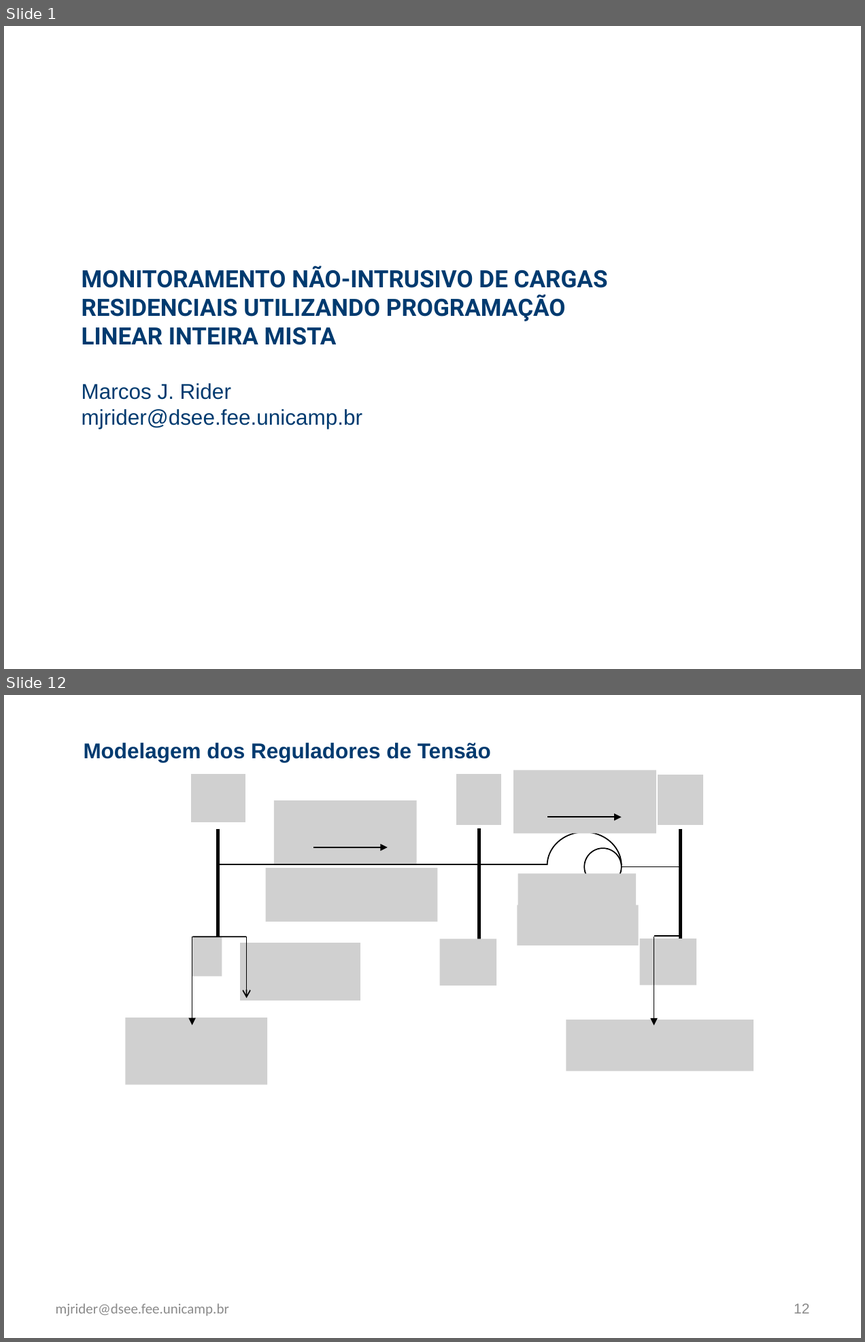
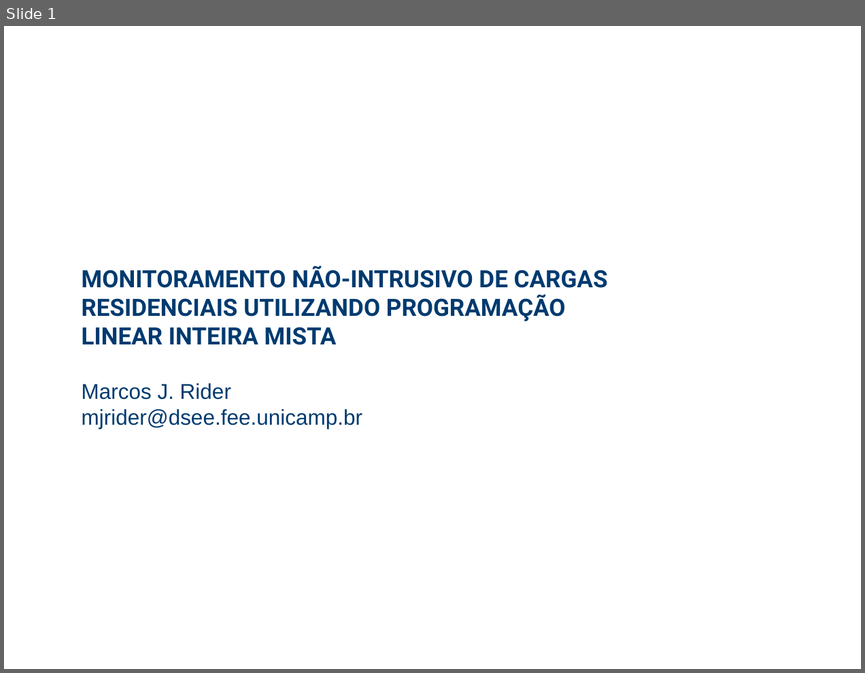
Before and after one commit to WittmannF/nilm-lp, a slide deck: example/z_presentation.pptx. Shown one above the other, each under a label of ours: slides 1 and 12 before the commit, slide 1 after it; the slides between them are not shown. The pictures are 865x1342 and 865x673 pixels, drawn with LibreOffice and Linux fonts; fonts in the diff are those of the drawing; grey boxes stand for pictures. Boxes give left, top, right and bottom in pixels: in the first picture for what was removed or moved away, otherwise in the second. Text is boxed around its words. In the diff, an @@ line names an element or a change of style, - is before the commit and + after.

```diff
--- a/example/z_presentation.pptx
+++ b/example/z_presentation.pptx
@@ slide 12 removed at (4,695,861,1338), background #FFFFFF @@
@@ text removed at (84,743,491,762) @@
-Modelagem dos Reguladores de Tensão
@@ picture removed at (513,770,656,834) @@
@@ arrow removed from (547, 817) to (621, 817) @@
@@ group removed at (126,774,753,1084): 12 pictures, 4 lines, 3 elbow lines, 3 arrows, 1 elbow arrow, 1 arc (boxed as its full ellipse), 1 ellipse @@
@@ picture removed at (439,938,496,985) @@
@@ text removed at (56,1303,229,1316) @@
-mjrider@dsee.fee.unicamp.br
@@ page number removed at (793,1303,809,1313) @@
-12
```
Also in this commit, not shown: 13 slides changed, 1 slide added, 11 other slides removed.
